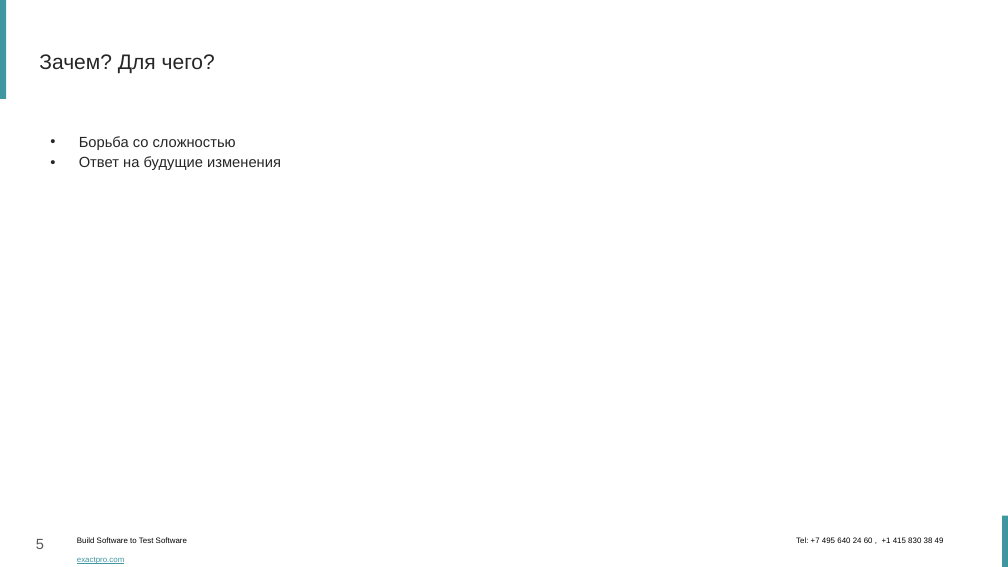
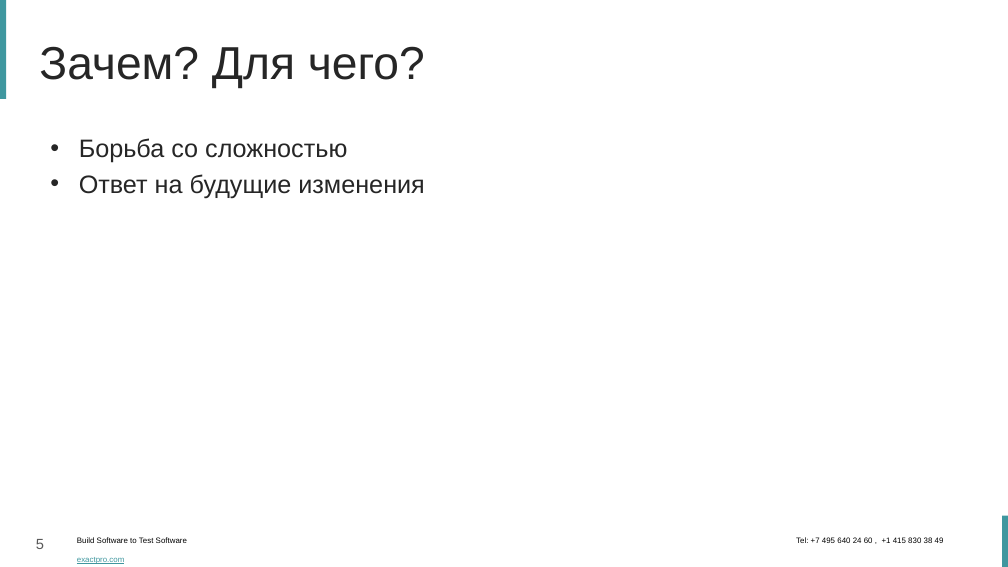
Before and after one commit to dzavodchikov/ChessMVC, a slide deck: slide 5 of Паттерн MVC.pptx. Drawn at 1008x567 pixels with LibreOffice and Linux fonts; fonts in the diff are those of the drawing; background and template pictures are left out. Boxes give left, top, right and bottom in pixels: in the first picture for what was removed or moved away, otherwise in the second. Text is boxed around its words. In the diff, an @@ line names an element or a change of style, - is before the commit and + after.

Commit message:
Change fonts for presentation

```diff
--- a/Паттерн MVC.pptx
+++ b/Паттерн MVC.pptx
@@ title "Зачем? Для чего?" at [39,46,425,88]: size 20 to 44 pt @@
@@ text "Борьба со сложностью" at [79,138,424,198]: size 14 to 24 pt; more space between paragraphs @@
```
Also in this commit, not shown: 12 other slides changed, 1 other file.
